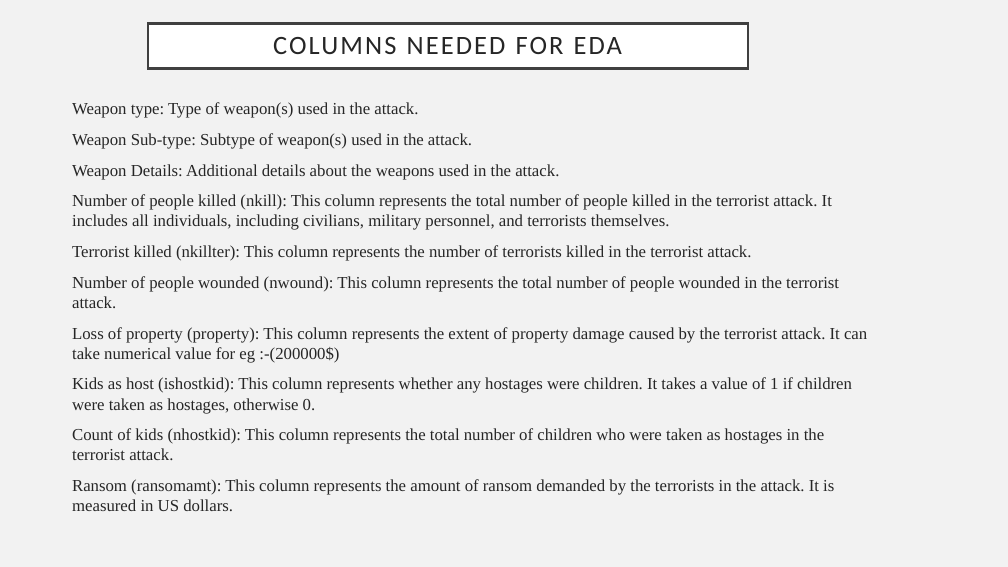
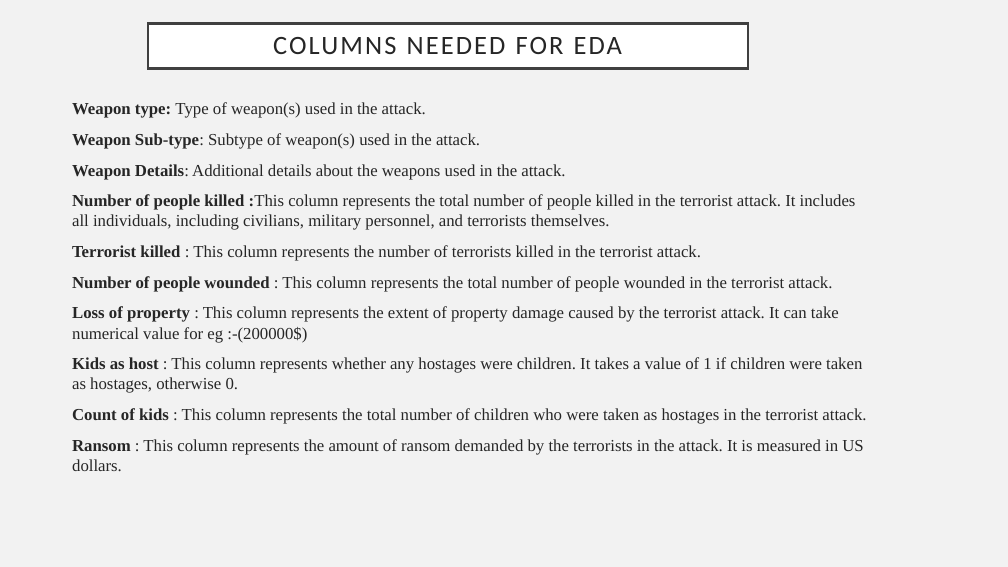
Before and after one commit to gokulrajar15/Global-Terrorism-Analysis-Using-Power-BI, a slide deck: slide 5 of ppt.pptx. Drawn at 1008x567 pixels with LibreOffice and Linux fonts; fonts in the diff are those of the drawing. Boxes give left, top, right and bottom in pixels: in the first picture for what was removed or moved away, otherwise in the second. Text is boxed around its words. In the diff, an @@ line names an element or a change of style, - is before the commit and + after.

```diff
--- a/ppt.pptx
+++ b/ppt.pptx
@@ text at (72, 102, 565, 180): bold on in "Weapon type:", "Weapon Sub-type:", "Weapon Details:" @@
@@ text at (72, 194, 866, 471): text changed @@
-Number of people killed (nkill): This column represents the total number of people killed in the terrorist attack. It includes all individuals, including civilians, military personnel, and terrorists themselves.
-Terrorist killed (nkillter): This column represents the number of terrorists killed in the terrorist attack.
-Number of people wounded (nwound): This column represents the total number of people wounded in the terrorist attack.
-Loss of property (property): This column represents the extent of property damage caused by the terrorist attack. It can take numerical value for eg :-(200000$)
-Kids as host (ishostkid): This column represents whether any hostages were children. It takes a value of 1 if children were taken as hostages, otherwise 0.
-Count of kids (nhostkid): This column represents the total number of children who were taken as hostages in the terrorist attack.
-Ransom (ransomamt): This column represents the amount of ransom demanded by the terrorists in the attack. It is measured in US dollars.
+Number of people killed :This column represents the total number of people killed in the terrorist attack. It includes all individuals, including civilians, military personnel, and terrorists themselves.
+Terrorist killed : This column represents the number of terrorists killed in the terrorist attack.
+Number of people wounded : This column represents the total number of people wounded in the terrorist attack.
+Loss of property : This column represents the extent of property damage caused by the terrorist attack. It can take numerical value for eg :-(200000$)
+Kids as host : This column represents whether any hostages were children. It takes a value of 1 if children were taken as hostages, otherwise 0.
+Count of kids : This column represents the total number of children who were taken as hostages in the terrorist attack.
+Ransom : This column represents the amount of ransom demanded by the terrorists in the attack. It is measured in US dollars.
```
Also in this commit, not shown: 3 other slides changed, 3 slides added, 1 other file.
